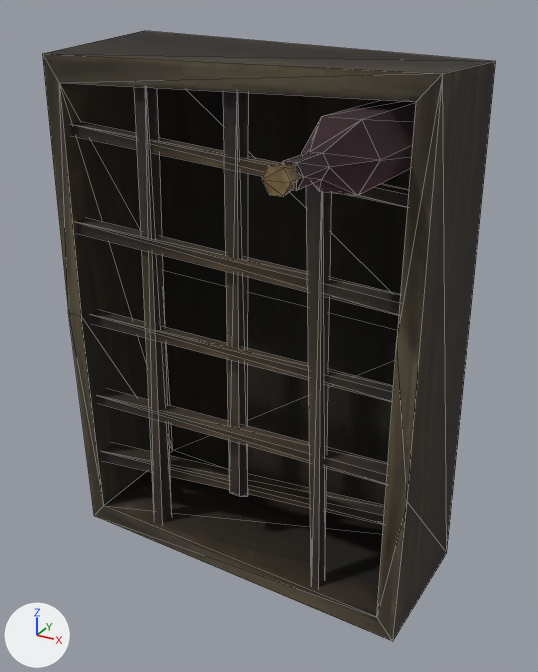
Before and after pictures for a commit that changed the OBJ model sceneobjs/tanxian_fuben_257/tanxian_fuben_257_01b.obj.
Rendered twice from a 50 mm lens placed at (26.2, -57.0, 22.5), pointed at (1.6, -12.3, 0.2). Every picture has the same lights, and +X, +Y and +Z are marked at lower left. Mesh edges are drawn as thin lines. Where no turn or scale is listed for an object, it has been applied to the vertices. Vertices at the same position are counted once.

Names of what the first picture shows: 'tanxian_fuben_257_01b'.
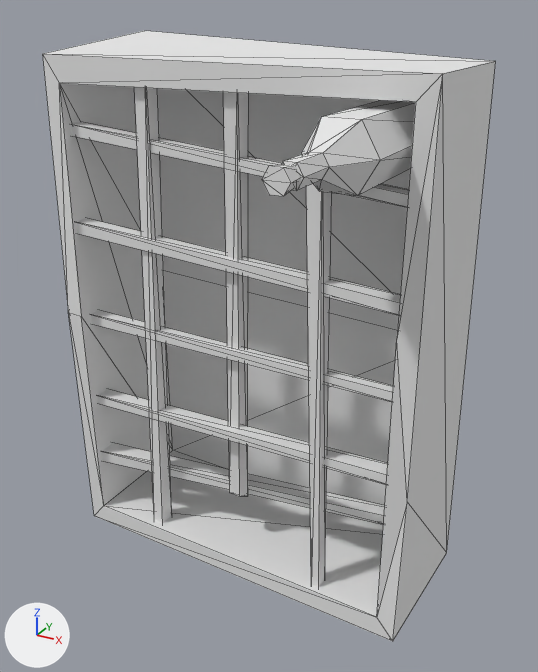
Location of each change, (x1, y1, x2, y2) in pixels of the pictures (538 x 672 px):
part 1 of me_tanxian_fuben_257_01b, recoloured
    both: (262, 100, 415, 196)
part 2 of me_tanxian_fuben_257_01b, recoloured (black to grey)
    both: (42, 31, 496, 642)

Patch to the scene script:
```diff
--- a/sceneobjs/tanxian_fuben_257/tanxian_fuben_257_01b.obj.py
+++ b/sceneobjs/tanxian_fuben_257/tanxian_fuben_257_01b.obj.py
@@ mat_material_2_1 @@
+mat_material_2_1 = principled_material('material_2')
+mat_material_2_1.base_color = (0.8, 0.8, 0.8)  # white #e7e7e7
+mat_material_2_1.roughness = 1.0
@@ mat_material_1_1 @@
+mat_material_1_1 = principled_material('material_1')
+mat_material_1_1.base_color = (0.8, 0.8, 0.8)  # white #e7e7e7
+mat_material_1_1.roughness = 1.0
@@ me_tanxian_fuben_257_01b @@
 me_tanxian_fuben_257_01b.from_pydata(...)  # 138 vertices, 160 faces; spans x -14.8..14.7, y -26.7..-0.1, z -21.1..20.8
 # used by ob_tanxian_fuben_257_01b; location = (0.0, 0.0, 0.0)
+# me_tanxian_fuben_257_01b part 1: all 64 faces that had it switch from mat_material_2 (picture img_tanxian_fuben_257_01b_jiuping_png) to mat_material_2_1 (white #e7e7e7)
+# me_tanxian_fuben_257_01b part 2: all 96 faces that had it switch from mat_material_1 (picture img_tanxian_fuben_257_01b_muhe_png) to mat_material_1_1 (white #e7e7e7)
```
